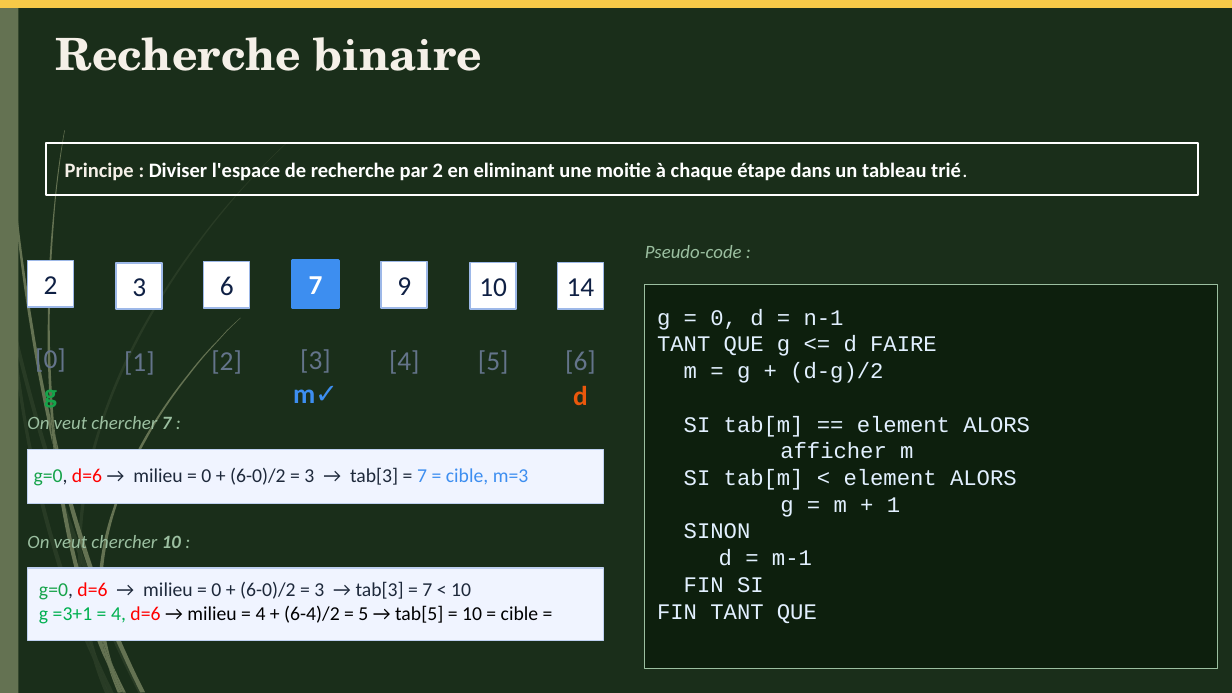
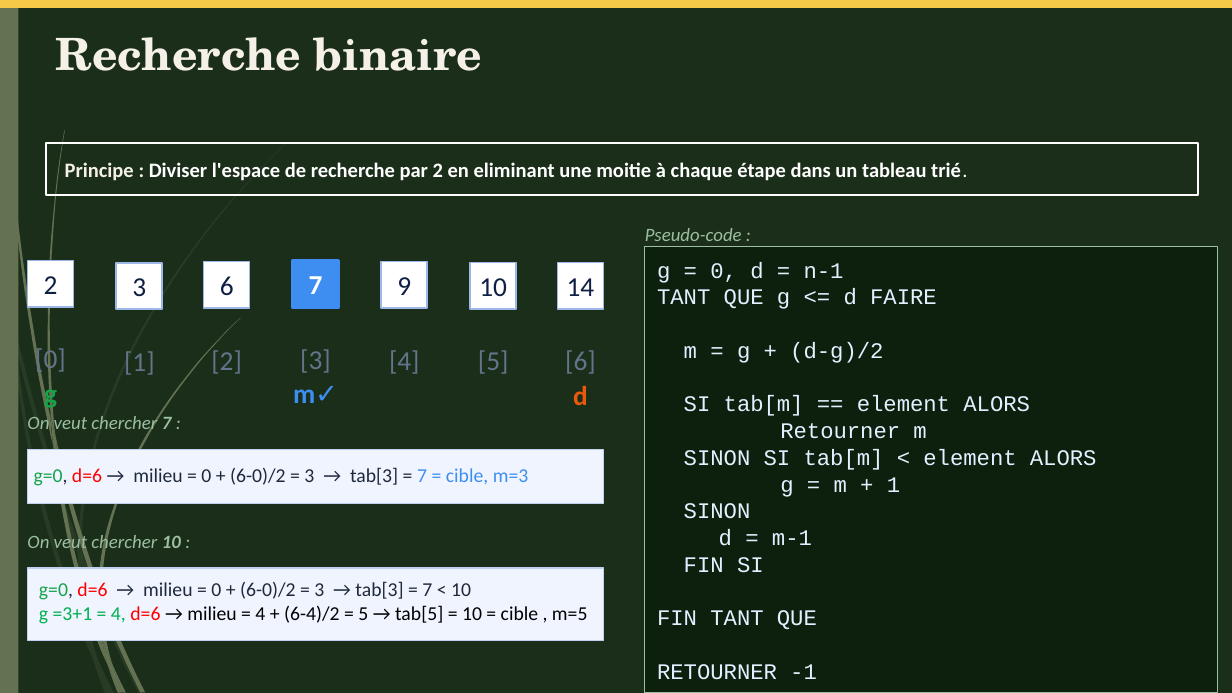
Before and after one commit to Karenkorra/Test_Java_Group6, a slide deck: slide 12 of Java_Groupe6.pptx. Drawn at 1232x693 pixels with LibreOffice and Linux fonts; fonts in the diff are those of the drawing. Boxes give left, top, right and bottom in pixels: in the first picture for what was removed or moved away, otherwise in the second. Text is boxed around its words. In the diff, an @@ line names an element or a change of style, - is before the commit and + after.

Commit message:
ppt

```diff
--- a/Java_Groupe6.pptx
+++ b/Java_Groupe6.pptx
@@ text "Pseudo-code :": place and size @@
-text "Pseudo-code :" at <box>645,245,742,258</box>
+text "Pseudo-code :" at <box>645,228,742,241</box>
@@ rectangle "g = 0, d = ...": place and size @@
-rectangle "g = 0, d = ..." at <box>644,285,1217,669</box>
+rectangle "g = 0, d = ..." at <box>644,246,1217,692</box>
@@ text in rectangle at <box>684,423,1097,470</box>: text changed @@
-afficher m
-SI tab[m] < element ALORS
+Retourner m
+SINON SI tab[m] < element ALORS
@@ text at <box>39,605,588,624</box>: text changed @@
-g =3+1 = 4, d=6 → milieu = 4 + (6-4)/2 = 5 → tab[5] = 10 = cible =
+g =3+1 = 4, d=6 → milieu = 4 + (6-4)/2 = 5 → tab[5] = 10 = cible , m=5
@@ text in rectangle at <box>657,664,817,680</box>: paragraph added @@
+RETOURNER -1
```
Also in this commit, not shown: 4 other slides changed.
